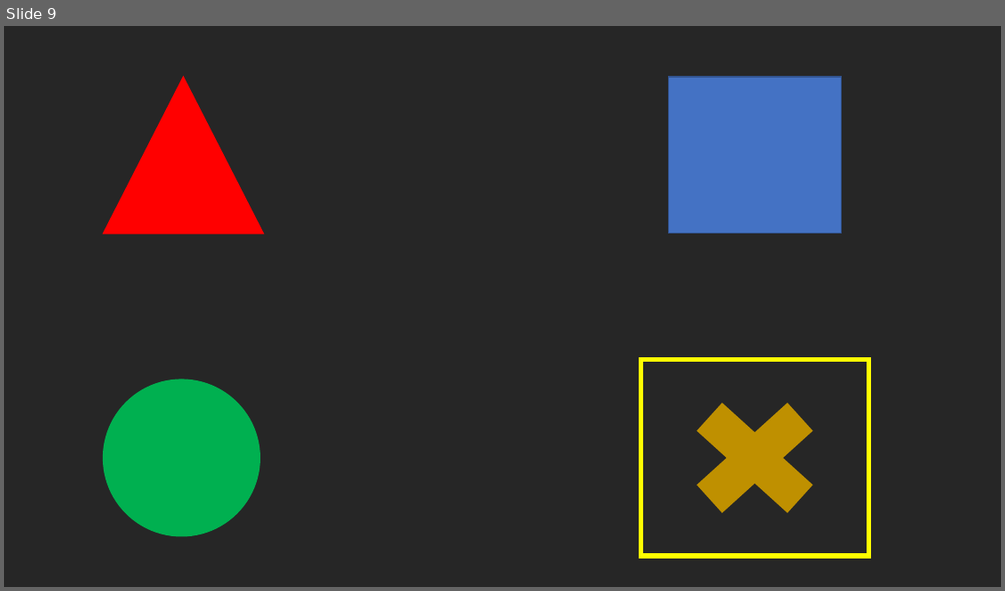
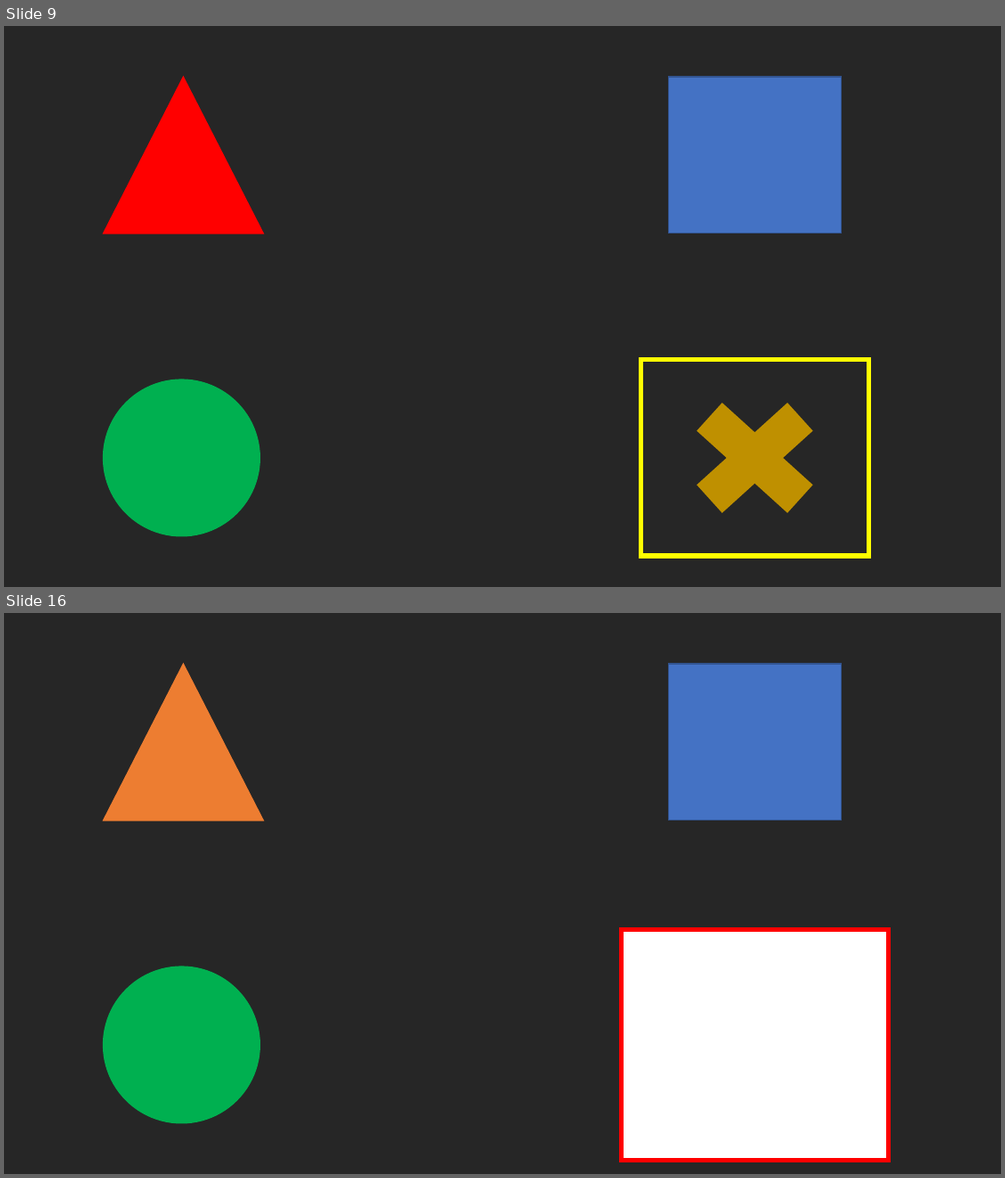
Before and after one commit to liranGur/gTec4ALS-Team-15, a slide deck: P300/TriggersBank/visual tirggers.pptx. Shown one above the other, each under a label of ours: slide 9 before the commit, slides 9 and 16 after it; the slides between them are not shown. The pictures are 1005x591 and 1005x1178 pixels, drawn with LibreOffice and Linux fonts; fonts in the diff are those of the drawing. Boxes give left, top, right and bottom in pixels: in the first picture for what was removed or moved away, otherwise in the second. Text is boxed around its words. In the diff, an @@ line names an element or a change of style, - is before the commit and + after.

```diff
--- a/P300/TriggersBank/visual tirggers.pptx
+++ b/P300/TriggersBank/visual tirggers.pptx
@@ slide 16 added at [4, 613, 1001, 1174], background #262626 @@
@@ triangle added at [104, 664, 264, 820], fill #ED7D31, outline #ED7D31 1 pt @@
@@ rectangle added at [668, 664, 841, 820], fill #4472C4, outline #325491 1 pt @@
@@ rectangle added at [621, 929, 889, 1159], fill #FFFFFF, outline #FF0000 4.5 pt @@
@@ ellipse added at [104, 966, 259, 1123], fill #00B050, outline #00B050 1 pt @@
```
Also in this commit, not shown: 9 other slides added, 16 other files.
